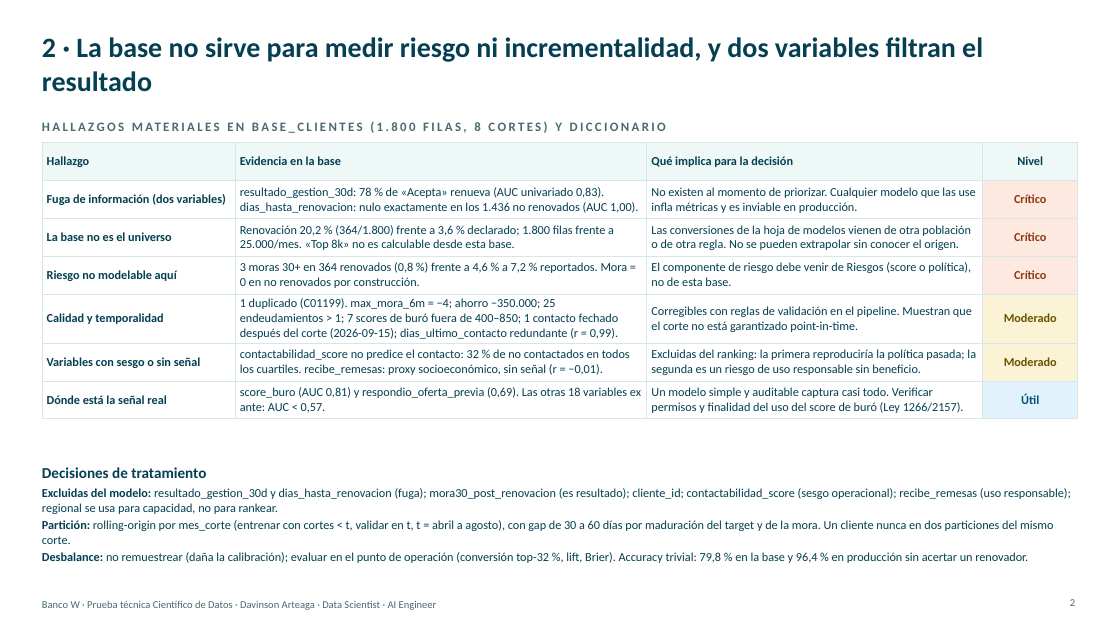
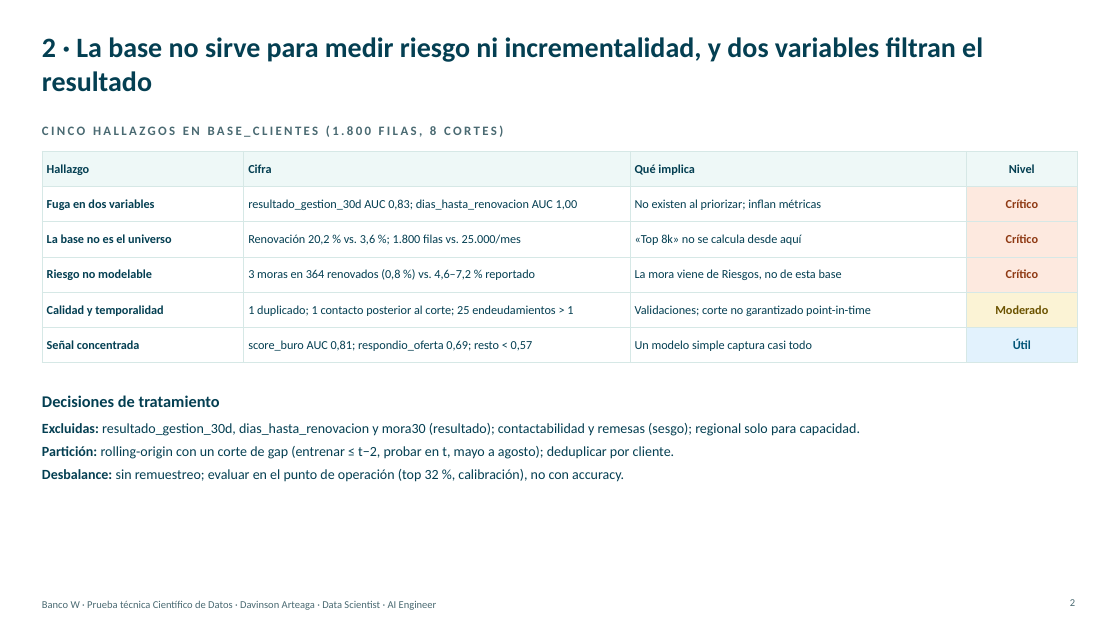
Before and after one commit to DavinsonA/bancow, a slide deck: slide 2 of entregables/BancoW_Priorizacion_Renovaciones_DavinsonArteaga.pptx. Drawn at 1120x630 pixels with LibreOffice and Linux fonts; fonts in the diff are those of the drawing. Boxes give left, top, right and bottom in pixels: in the first picture for what was removed or moved away, otherwise in the second. Text is boxed around its words. In the diff, an @@ line names an element or a change of style, - is before the commit and + after.

```diff
--- a/entregables/BancoW_Priorizacion_Renovaciones_DavinsonArteaga.pptx
+++ b/entregables/BancoW_Priorizacion_Renovaciones_DavinsonArteaga.pptx
@@ text at bbox=[42, 125, 503, 137]: text changed @@
-HALLAZGOS MATERIALES EN BASE_CLIENTES (1.800 FILAS, 8 CORTES) Y DICCIONARIO
+CINCO HALLAZGOS EN BASE_CLIENTES (1.800 FILAS, 8 CORTES)
@@ table at bbox=[42, 151, 1078, 355] @@
-row 1: Hallazgo | Evidencia en la base | Qué implica para la decisión | Nivel
-row 2: Fuga de información (dos variables) | resultado_gestion_30d: 78 % de «Acepta» renueva (AUC univariado 0,83). dias_hasta_renovacion: nulo exactamente en los 1.436 no renovados (AUC 1,00). | No existen al momento de priorizar. Cualquier modelo que las use infla métricas y es inviable en producción. | Crítico
-row 3: La base no es el universo | Renovación 20,2 % (364/1.800) frente a 3,6 % declarado; 1.800 filas frente a 25.000/mes. «Top 8k» no es calculable desde esta base. | Las conversiones de la hoja de modelos vienen de otra población o de otra regla. No se pueden extrapolar sin conocer el origen. | Crítico
-row 4: Riesgo no modelable aquí | 3 moras 30+ en 364 renovados (0,8 %) frente a 4,6 % a 7,2 % reportados. Mora = 0 en no renovados por construcción. | El componente de riesgo debe venir de Riesgos (score o política), no de esta base. | Crítico
-row 5: Calidad y temporalidad | 1 duplicado (C01199). max_mora_6m = −4; ahorro −350.000; 25 endeudamientos > 1; 7 scores de buró fuera de 400–850; 1 contacto fechado después del corte (2026-09-15); dias_ultimo_contacto redundante (r = 0,99). | Corregibles con reglas de validación en el pipeline. Muestran que el corte no está garantizado point-in-time. | Moderado
-row 6: Variables con sesgo o sin señal | contactabilidad_score no predice el contacto: 32 % de no contactados en todos los cuartiles. recibe_remesas: proxy socioeconómico, sin señal (r = −0,01). | Excluidas del ranking: la primera reproduciría la política pasada; la segunda es un riesgo de uso responsable sin beneficio. | Moderado
-row 7: Dónde está la señal real | score_buro (AUC 0,81) y respondio_oferta_previa (0,69). Las otras 18 variables ex ante: AUC < 0,57. | Un modelo simple y auditable captura casi todo. Verificar permisos y finalidad del uso del score de buró (Ley 1266/2157). | Útil
+row 1: Hallazgo | Cifra | Qué implica | Nivel
+row 2: Fuga en dos variables | resultado_gestion_30d AUC 0,83; dias_hasta_renovacion AUC 1,00 | No existen al priorizar; inflan métricas | Crítico
+row 3: La base no es el universo | Renovación 20,2 % vs. 3,6 %; 1.800 filas vs. 25.000/mes | «Top 8k» no se calcula desde aquí | Crítico
+row 4: Riesgo no modelable | 3 moras en 364 renovados (0,8 %) vs. 4,6–7,2 % reportado | La mora viene de Riesgos, no de esta base | Crítico
+row 5: Calidad y temporalidad | 1 duplicado; 1 contacto posterior al corte; 25 endeudamientos > 1 | Validaciones; corte no garantizado point-in-time | Moderado
+row 6: Señal concentrada | score_buro AUC 0,81; respondio_oferta 0,69; resto < 0,57 | Un modelo simple captura casi todo | Útil
@@ table: place and size @@
-table at bbox=[42, 143, 1078, 417]
+table at bbox=[42, 151, 1078, 355]
@@ text "Decisiones de tratamiento": place and size @@
-text "Decisiones de tratamiento" at bbox=[42, 467, 206, 478]
+text "Decisiones de tratamiento" at bbox=[42, 395, 220, 407]
@@ text "Decisiones de tratamiento" at bbox=[42, 395, 220, 407]: size 13 to 14 pt @@
@@ text at bbox=[42, 423, 861, 482]: text changed; size 10.5 to 12 pt @@
-• Excluidas del modelo: resultado_gestion_30d y dias_hasta_renovacion (fuga); mora30_post_renovacion (es resultado); cliente_id; contactabilidad_score (sesgo operacional); recibe_remesas (uso responsable); regional se usa para capacidad, no para rankear.
-• Partición: rolling-origin por mes_corte (entrenar con cortes < t, validar en t, t = abril a agosto), con gap de 30 a 60 días por maduración del target y de la mora. Un cliente nunca en dos particiones del mismo corte.
-• Desbalance: no remuestrear (daña la calibración); evaluar en el punto de operación (conversión top-32 %, lift, Brier). Accuracy trivial: 79,8 % en la base y 96,4 % en producción sin acertar un renovador.
+• Excluidas: resultado_gestion_30d, dias_hasta_renovacion y mora30 (resultado); contactabilidad y remesas (sesgo); regional solo para capacidad.
+• Partición: rolling-origin con un corte de gap (entrenar ≤ t−2, probar en t, mayo a agosto); deduplicar por cliente.
+• Desbalance: sin remuestreo; evaluar en el punto de operación (top 32 %, calibración), no con accuracy.
```
Also in this commit, not shown: 6 other slides changed, 2 other files.
